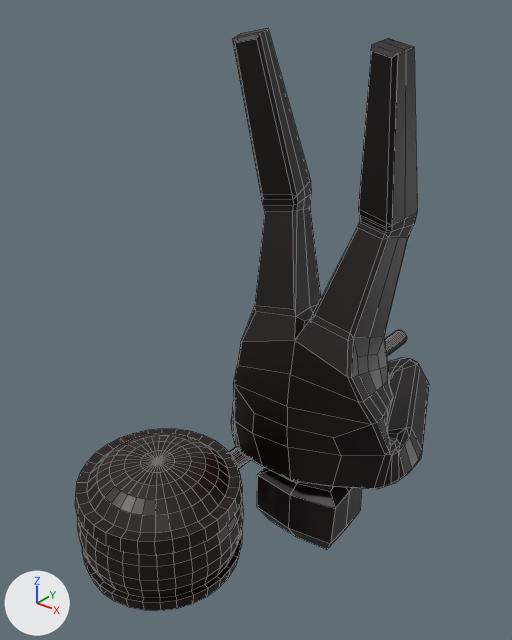
Two versions of the OBJ model Tools/rasterizer/data/character_000005.obj, one commit apart.
The view is the same before and after, from a camera (50 mm lens) standing at (3.81, -5.87, 4.55) and looking at (-0.9, 0.02, 0.9). The lights are fixed; the arrows at lower left show +X, +Y and +Z. The picture after the commit comes second. Mesh edges are drawn as thin lines. Objects named as collision shapes, trigger or cutter boxes, shadow casters or lower levels of detail are left out. Where no turn or scale is listed for an object, it has been applied to the vertices.

The older version as bpy lines, for what is in view:
```python
me_character = bpy.data.meshes.new('character')
me_character.from_pydata(...)  # 511 vertices, 554 faces; spans x -1.25..1.12, y -0.58..1.97, z -1.65..4.09
me_character.materials.append(mat_color_1)  # black #0d0000
me_icosphere = bpy.data.meshes.new('Icosphere')
me_icosphere.from_pydata(...)  # 674 vertices, 674 faces; spans x -1.92..-0.04, y -2.54..3.6, z -1.75..-0.17
# faces by material slot: [610, 64]
me_icosphere.materials.append(mat_color_2)  # black #160000
me_icosphere.materials.append(mat_color_3)  # black #1c0000
ob_character = bpy.data.objects.new('character', me_character)
ob_character.location = (0.0, 0.0, 0.0)
ob_icosphere = bpy.data.objects.new('Icosphere', me_icosphere)
ob_icosphere.location = (0.0, 0.0, 0.0)
```
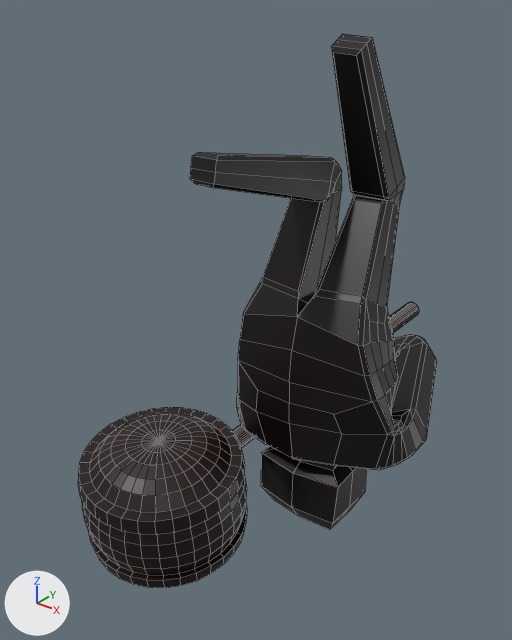
The edits, one by one:
me_character is used by ob_character; location (0.0, 0.0, 0.0).
me_character had 511 vertices, 554 faces and spanned x -1.25..1.12, y -0.58..1.97, z -1.65..4.09.
me_character now has 511 vertices, 554 faces and spans x -1.22..1.15, y -1.48..1.97, z -1.38..4.08.
me_character part 1: 511 of 511 vertices moved; they spanned x -1.25..1.12, y -0.58..1.97, z -1.65..4.09 and now span x -1.22..1.15, y -1.48..1.97, z -1.38..4.08; mean shift (0.02, 0.05, 0.25).
me_icosphere is used by ob_icosphere; location (0.0, 0.0, 0.0).
me_icosphere had 674 vertices, 674 faces and spanned x -1.92..-0.04, y -2.54..3.6, z -1.75..-0.17.
me_icosphere now has 674 vertices, 674 faces and spans x -1.96..-0.09, y -2.43..3.7, z -1.56..0.04.
me_icosphere part 2: the whole mesh is multiplied about its middle by the matrix ((0.999, 0.032, -0.001), (-0.032, 0.998, -0.057), (0.0, 0.057, 0.998)), then moved by (0.02, 0.12, 0.33).

Pixel boxes (x1, y1, x2, y2) of what changed, in the pictures (512 x 640 px):
'character', reshaped (25% wider): before (231, 28, 429, 550); after (190, 34, 437, 530)
'Icosphere', reshaped: before (75, 330, 407, 611); after (78, 302, 419, 588)
